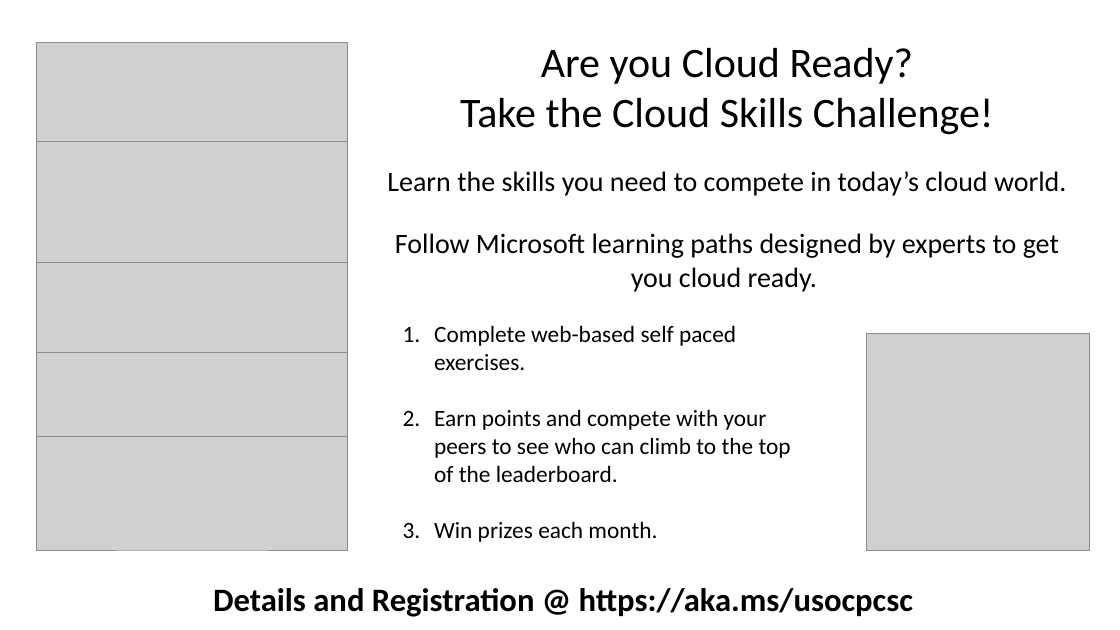
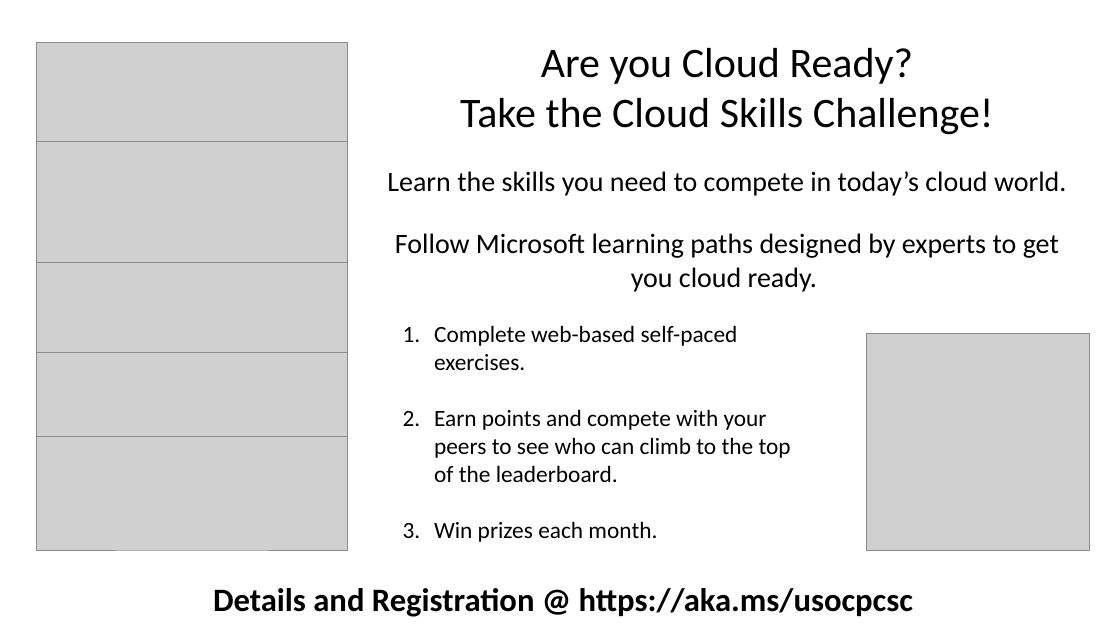
Before and after one commit to one-commercial-partner/OCPScale, a slide deck: slide 1 of docs/Events/CloudSkillsChallenge/slide.pptx. Drawn at 1120x630 pixels with LibreOffice and Linux fonts; fonts in the diff are those of the drawing; grey boxes stand for pictures. Boxes give left, top, right and bottom in pixels: in the first picture for what was removed or moved away, otherwise in the second. Text is boxed around its words. In the diff, an @@ line names an element or a change of style, - is before the commit and + after.

```diff
--- a/docs/Events/CloudSkillsChallenge/slide.pptx
+++ b/docs/Events/CloudSkillsChallenge/slide.pptx
@@ text at bbox=[434, 325, 738, 370]: text changed @@
-1. Complete web-based self paced exercises.
+1. Complete web-based self-paced exercises.
```
Also in this commit, not shown: 2 other files.
